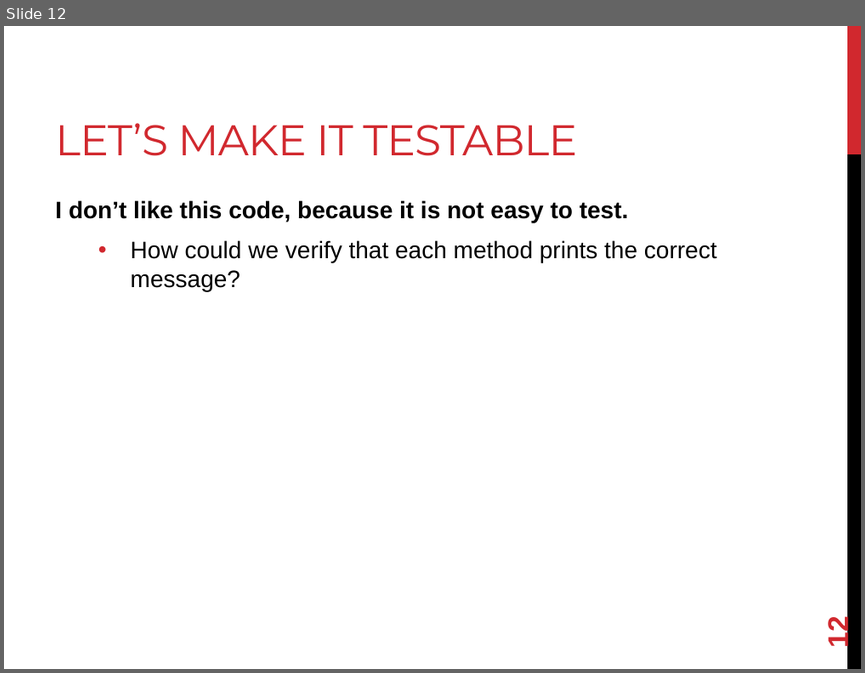
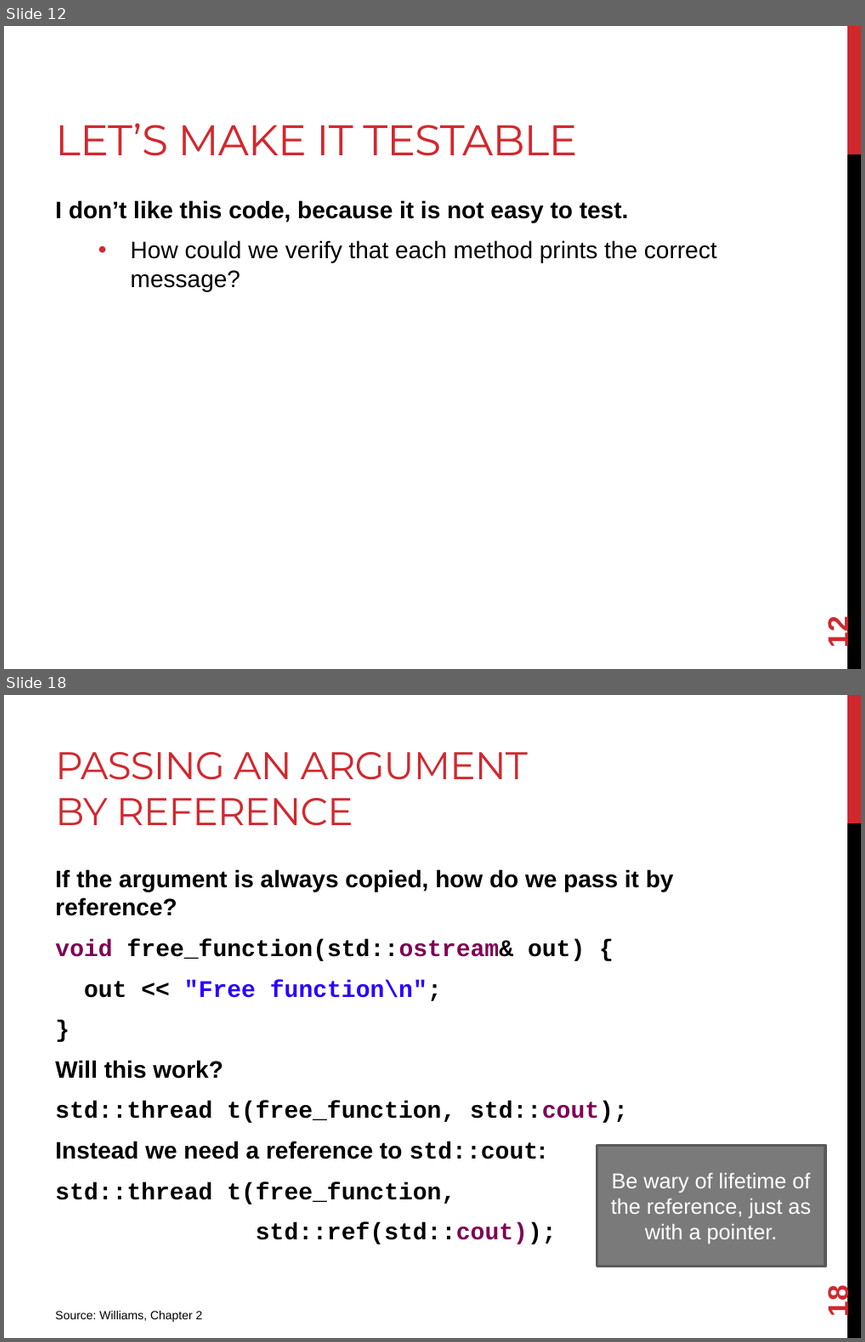
Before and after one commit to joshpeterson/DevelopingConcurrentSoftware, a slide deck: Lectures/Threads/Threads.pptx. Shown one above the other, each under a label of ours: slide 12 before the commit, slides 12 and 18 after it; the slides between them are not shown. The pictures are 865x673 and 865x1342 pixels, drawn with LibreOffice and Linux fonts; fonts in the diff are those of the drawing. Boxes give left, top, right and bottom in pixels: in the first picture for what was removed or moved away, otherwise in the second. Text is boxed around its words. In the diff, an @@ line names an element or a change of style, - is before the commit and + after.

Commit message:
Add information about thread argument passing and thread stopping.

```diff
--- a/Lectures/Threads/Threads.pptx
+++ b/Lectures/Threads/Threads.pptx
@@ slide 18 added at (x1=4, y1=695, x2=861, y2=1338), background #FFFFFF; not listed: 2 template elements that a slide beside it also shows @@
@@ title added at (x1=55, y1=752, x2=528, y2=826), 32.4 pt, text #D1282E @@
+PASSING AN ARGUMENT BY REFERENCE
@@ text added at (x1=55, y1=869, x2=674, y2=1244), 20 pt, text #000000, bold @@
+If the argument is always copied, how do we pass it by reference?
+void free_function(std::ostream& out) {
+out << "Free function\n";
+}
+Will this work?
+std::thread t(free_function, std::cout);
+Instead we need a reference to std::cout:
+std::thread t(free_function,
+std::ref(std::cout));
@@ rectangle added at (x1=597, y1=1145, x2=826, y2=1266), fill #7A7A7A, outline #5A5A5A 2.25 pt, 18 pt, text #FFFFFF @@
+Be wary of lifetime of the reference, just as with a pointer.
@@ page number added at (x1=822, y1=1287, x2=854, y2=1315), 24 pt, text #D1282E, bold @@
+18
@@ text added at (x1=55, y1=1310, x2=203, y2=1321), 10 pt, text #000000 @@
+Source: Williams, Chapter 2
```
Also in this commit, not shown: 1 slide changed, 11 other slides added.
